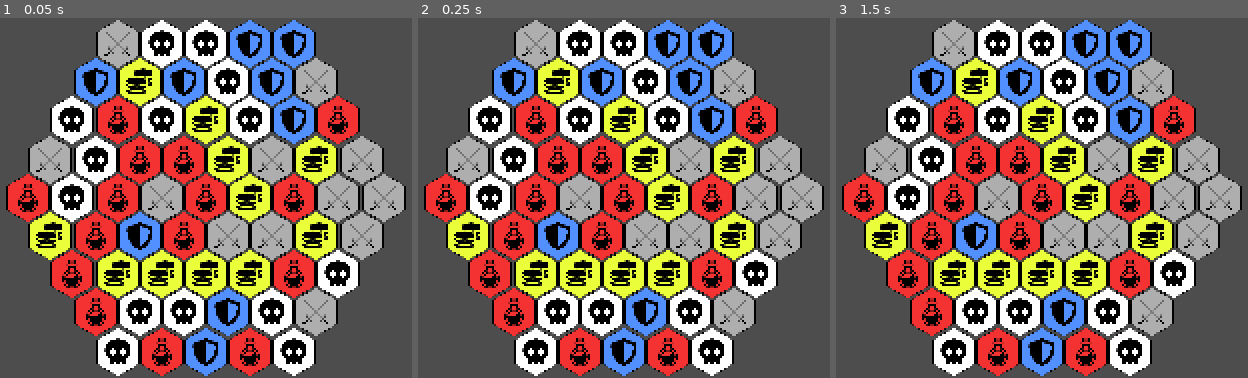
Above: before the commit, frames 1-3 (left to right).
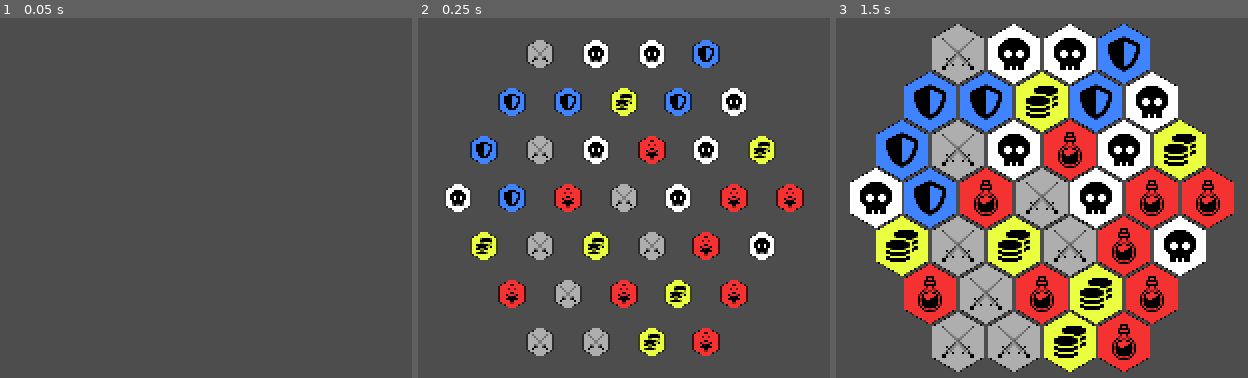
Above: after the commit, the same moments.

Repository: saateos/Hex
Game: Godot game, scene res://Scenes/main.tscn
The game is run twice, just before and just after one commit, with the same random seed, the same clock (stepped at 60 frames per second) and the same inputs.
Inputs (mouse positions are in pixels of both pictures, inside the frame that each line leads up to):
- Up to frame 1 (0.05 s): no input
- Up to frame 2 (0.25 s): no input
- Up to frame 3 (1.5 s): move the mouse to (1182, 180) at 0.52 s; press the mouse at (1182, 180) at 0.53 s; tap Enter at 1.25 s; move the mouse to (914, 216) at 1.27 s; release the mouse at (914, 216) at 1.28 s; click (914, 216) at 1.35 s

The runs differ from the first frame. In frame 1, 65% of the frame differs, in the area x 1-99%, y 0-100%; in frame 2, 64%; in frame 3, 60%.

Commit message:
коллапс без процессинга
минорные изменения в структуре хексов

Diff:
--- a/Scenes/hex.tscn
+++ b/Scenes/hex.tscn
@@ -7,7 +7,7 @@
 visibility_layer = 3
 script = ExtResource("1_23esk")
 
-[node name="Hex" type="Sprite2D" parent="."]
+[node name="sprite" type="Sprite2D" parent="."]
 texture = ExtResource("1_tje73")
 
 [node name="icon" type="Sprite2D" parent="."]
--- a/Scenes/hex_coin.tscn
+++ b/Scenes/hex_coin.tscn
@@ -5,9 +5,7 @@
 
 [node name="hex_coin" instance=ExtResource("1_3biq1")]
 hex_type = "coin"
-
-[node name="Hex" parent="." index="0"]
-modulate = Color(0.917647, 1, 0.227451, 1)
+color = Color(0.917647, 1, 0.247059, 1)
 
 [node name="icon" parent="." index="1"]
 texture = ExtResource("2_eh5eb")
--- a/Scenes/hex_heal.tscn
+++ b/Scenes/hex_heal.tscn
@@ -5,9 +5,7 @@
 
 [node name="hex_heal" instance=ExtResource("1_1ptu7")]
 hex_type = "heal"
-
-[node name="Hex" parent="." index="0"]
-modulate = Color(0.956863, 0.196078, 0.196078, 1)
+color = Color(0.956863, 0.196078, 0.196078, 1)
 
 [node name="icon" parent="." index="1"]
 texture = ExtResource("2_40pr6")
--- a/Scenes/hex_shield.tscn
+++ b/Scenes/hex_shield.tscn
@@ -5,9 +5,7 @@
 
 [node name="hex_shield" instance=ExtResource("1_tuu2a")]
 hex_type = "shield"
-
-[node name="Hex" parent="." index="0"]
-modulate = Color(0.321569, 0.560784, 1, 1)
+color = Color(0.25098, 0.513726, 0.996078, 1)
 
 [node name="icon" parent="." index="1"]
 texture = ExtResource("2_bv3a6")
--- a/Scenes/hex_skull.tscn
+++ b/Scenes/hex_skull.tscn
@@ -4,7 +4,8 @@
 [ext_resource type="Texture2D" uid="uid://dvsad5votuia4" path="res://Sprites/skull.png" id="2_6niev"]
 
 [node name="hex_skull" instance=ExtResource("1_uoi75")]
-hex_type = "skull"
+hex_type = "attack"
+color = Color(1, 1, 1, 1)
 
 [node name="icon" parent="." index="1"]
 texture = ExtResource("2_6niev")
--- a/Scenes/hex_sword.tscn
+++ b/Scenes/hex_sword.tscn
@@ -4,10 +4,8 @@
 [ext_resource type="Texture2D" uid="uid://cl3i8pda3iosj" path="res://Sprites/sword.png" id="2_6k5mw"]
 
 [node name="hex_sword" instance=ExtResource("1_pd1rh")]
-hex_type = "sword"
-
-[node name="Hex" parent="." index="0"]
-modulate = Color(0.683077, 0.683077, 0.683077, 1)
+hex_type = "attack"
+color = Color(0.683077, 0.683077, 0.683077, 1)
 
 [node name="icon" parent="." index="1"]
 texture = ExtResource("2_6k5mw")
--- a/Scenes/main.tscn
+++ b/Scenes/main.tscn
@@ -6,8 +6,14 @@
 
 [node name="Camera" type="Camera2D" parent="."]
 unique_name_in_owner = true
-zoom = Vector2(0.4, 0.4)
+zoom = Vector2(0.5, 0.5)
 
 [node name="grid" type="Node2D" parent="."]
 script = ExtResource("1_jjgbg")
 pointy = true
+
+[node name="spawn_timer" type="Timer" parent="."]
+wait_time = 0.6
+one_shot = true
+
+[connection signal="timeout" from="spawn_timer" to="grid" method="_on_spawn_timer_timeout"]
--- a/Scripts/grid.gd
+++ b/Scripts/grid.gd
@@ -12,7 +12,7 @@
 var line = preload("uid://bf501npeoutn4") #arrow
 var arrow = line.instantiate()
 @export var pointy = false
-@export var side = 5
+@export var side = 4
 @export var offset = 5
 @export var size = 123
 
@@ -31,12 +31,11 @@
 	print(grid)
 	spawned_grid = create_grid()
 	camera_centre()
+	add_child(arrow)
 	spawn()
-	add_child(arrow)
 
 func _process(_delta):
 	touch_input()
-	collapse()
 # создаем сетку хексов
 func create_grid():
 	var array = []
@@ -114,8 +113,9 @@
 			chain_behavior(select)
 		select.clear()
 		arrow.clear_points()
-
+		collapse()
 		controlling = false
+		get_parent().get_node("spawn_timer").start()
 # получаем индексы хекс координат
 func find_hex_index(array, hex):
 	for i in array.size():
@@ -144,7 +144,6 @@
 		for j in array[i].size():
 			if array[i][j] == null:
 				return true
-				break
 # цепочка из 3х и больше элементов
 func is_completed_chain(array):
 	if array.size() >= 3:
@@ -157,26 +156,33 @@
 		spawned_grid[index.x][index.y] = null
 # коллапсим столбцы
 func collapse():
-	for i in width:
-		for j in (2 * half + 1) - abs(half - i):
-			if spawned_grid[i][j] == null:
-				for k in width:
-					var next_hex = grid[i][j] + Vector2(0, -1)
-					if is_in_grid(grid, next_hex) and get_hex(grid, next_hex) != null:
-						var next_index = find_hex_index(grid, next_hex)
-						spawned_grid[next_index.x][next_index.y].move(hex_to_pixel(grid[i][j]))
-						spawned_grid[i][j] = spawned_grid[next_index.x][next_index.y]
-						spawned_grid[next_index.x][next_index.y] = null
+	for k in width:
+		for i in width:
+			for j in (2 * half + 1) - abs(half - i):
+				if spawned_grid[i][j] == null:
+						var next_hex = grid[i][j] + Vector2(0, -1)
+						if is_in_grid(grid, next_hex) and get_hex(grid, next_hex) != null:
+							var next_index = find_hex_index(grid, next_hex)
+							spawned_grid[next_index.x][next_index.y].move(hex_to_pixel(grid[i][j]))
+							spawned_grid[i][j] = spawned_grid[next_index.x][next_index.y]
+							spawned_grid[next_index.x][next_index.y] = null
 # Спавним хексы
 func spawn():
-	for i in grid.size():
-		for j in grid[i].size():
-			var hex = possible_hexes.pick_random().instantiate()
-			add_child(hex)
-			hex.position = hex_to_pixel(grid[i][j])
-			if pointy == true:
-				hex.get_child(0).rotation_degrees = 90
-			spawned_grid[i][j] = hex
+	if is_has_null(spawned_grid):
+		for i in grid.size():
+			for j in grid[i].size():
+				if spawned_grid[i][j] == null:
+					var hex = possible_hexes.pick_random().instantiate()
+					add_child(hex)
+					hex.position = hex_to_pixel(grid[i][j])
+					if pointy == true:
+						hex.get_child(0).rotation_degrees = 90
+					spawned_grid[i][j] = hex
+					hex.appear()
 # центруем камеру по сетке
 func camera_centre():
 	%Camera.position = hex_to_pixel(Vector2(half, half))
+
+
+func _on_spawn_timer_timeout() -> void:
+	spawn()
--- a/Scripts/hex.gd
+++ b/Scripts/hex.gd
@@ -1,15 +1,18 @@
 extends Node2D
-
+#переменные
 @export var hex_type: String
-
+@export var color: Color
+# анимации
 func move(target):
 	var tween:Tween = create_tween()
 	tween.tween_property(self, "position", target, .5).set_trans(Tween.TRANS_BACK).set_ease(Tween.EASE_IN).set_delay(.3)
 func appear():
 	var tween:Tween = create_tween()
-	tween.tween_property(self, "scale", Vector2(0,0), 0)
-	tween.tween_property(self, "scale", Vector2(1,1), .5).set_trans(Tween.TRANS_ELASTIC).set_ease(Tween.EASE_IN_OUT).set_delay(.8)
+	tween.tween_property(self, "scale", Vector2(0, 0), 0)
+	tween.tween_property(self, "scale", Vector2(1, 1), .5).set_trans(Tween.TRANS_ELASTIC).set_ease(Tween.EASE_IN_OUT)
 func disappear():
 	var tween:Tween = create_tween()
 	tween.tween_property(self, "scale", Vector2(0,0), .5).set_trans(Tween.TRANS_ELASTIC).set_ease(Tween.EASE_IN_OUT)
 	tween.tween_callback(self.queue_free)
+func _ready():
+	get_node("sprite").modulate = color
Not shown, added: export_presets.cfg
